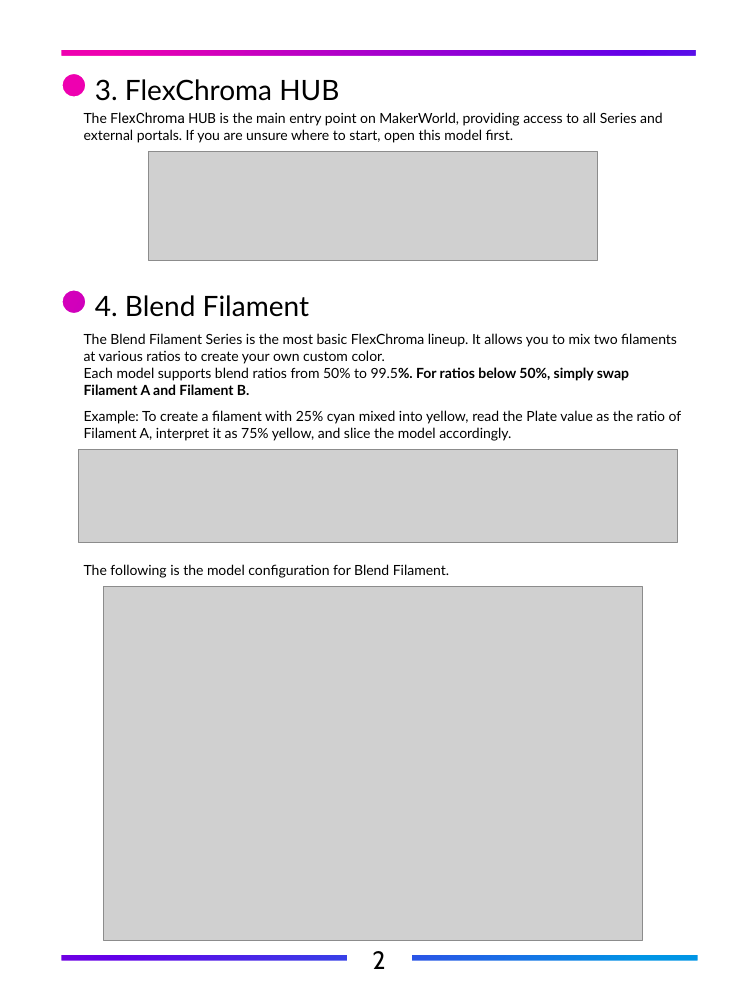
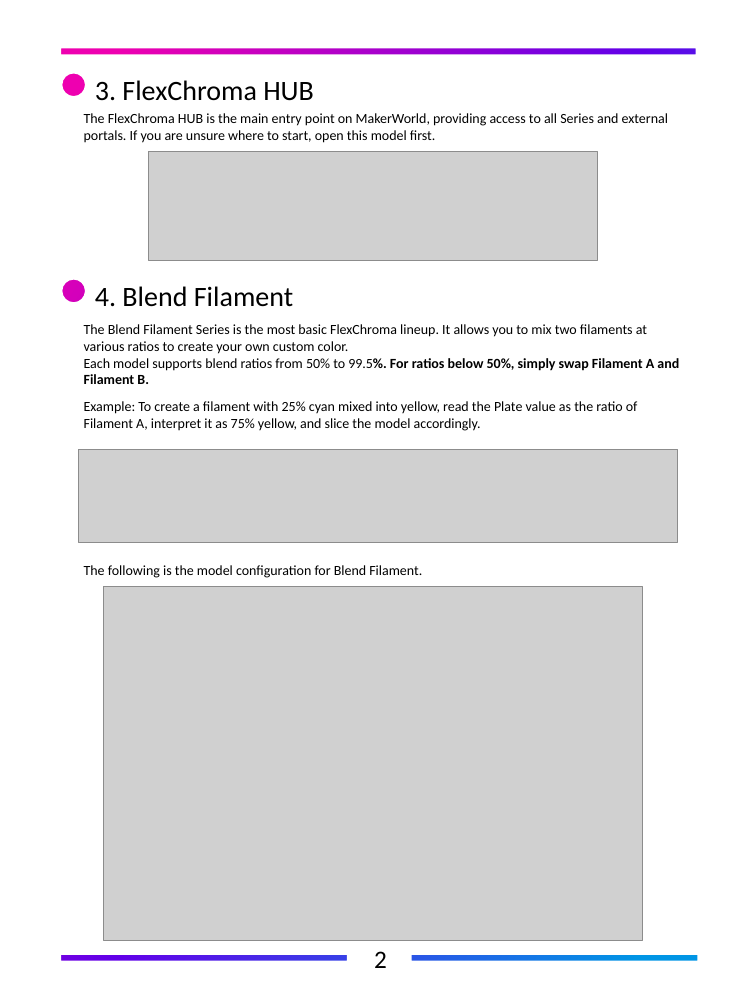
Before and after one commit to FlexChromaHQ/FlexChroma, a slide deck: slide 7 of Documents/Original/FlexChroma_Tour_Guide_EN.pptx. Drawn at 756x1008 pixels with LibreOffice and Linux fonts; fonts in the diff are those of the drawing; grey boxes stand for pictures. Boxes give left, top, right and bottom in pixels: in the first picture for what was removed or moved away, otherwise in the second. Text is boxed around its words. In the diff, an @@ line names an element or a change of style, - is before the commit and + after.

```diff
--- a/Documents/Original/FlexChroma_Tour_Guide_EN.pptx
+++ b/Documents/Original/FlexChroma_Tour_Guide_EN.pptx
@@ freeform shape at (0, 0, 755, 1008): outline redrawn @@
@@ rectangle: place and size @@
-rectangle at (4, 5, 753, 1003)
+rectangle at (7, 10, 748, 998)
@@ text "The FlexChroma HUB is the ..." at (84, 113, 668, 143): font Lato to Calibri; font Roboto to Calibri in "FlexChroma HUB" @@
@@ font Lato to Calibri in 4 elements at (84, 565, 422, 578), (84, 324, 679, 431), (95, 80, 314, 101), (95, 286, 293, 307) @@
@@ text "4. Blend Filament": place and size @@
-text "4. Blend Filament" at (95, 295, 309, 317)
+text "4. Blend Filament" at (95, 286, 293, 307)
@@ text "The Blend Filament Series is ...": place and size @@
-text "The Blend Filament Series is ..." at (84, 333, 682, 441)
+text "The Blend Filament Series is ..." at (84, 324, 679, 431)
@@ text "2" at (374, 951, 387, 968): font Cabin to Calibri @@
```
Also in this commit, not shown: 7 other slides changed, 19 other files.
